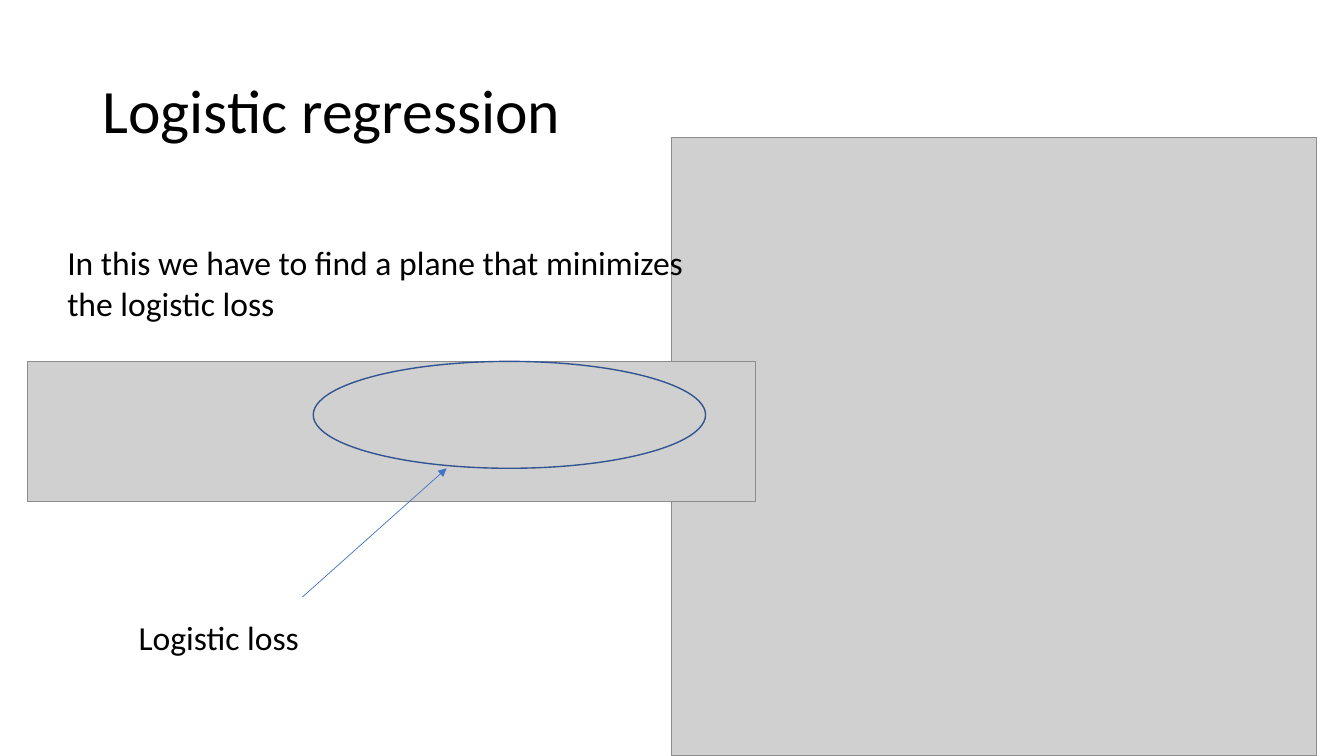
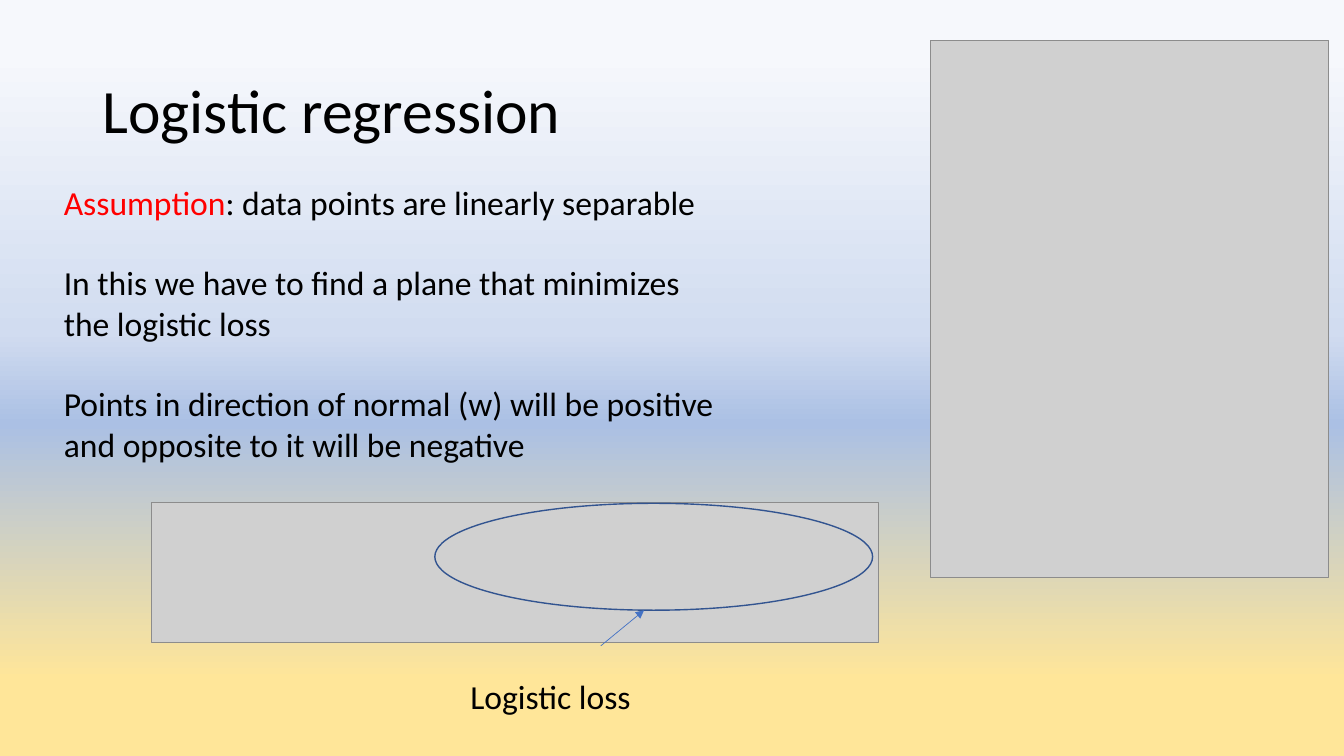
Before and after one commit to anujshr15/-MINOR-PROJECT--Intrusion-Detection-System-, a slide deck: slide 30 of Minor Project presentation.pptx. Drawn at 1344x756 pixels with LibreOffice and Linux fonts; fonts in the diff are those of the drawing; grey boxes stand for pictures. Boxes give left, top, right and bottom in pixels: in the first picture for what was removed or moved away, otherwise in the second. Text is boxed around its words. In the diff, an @@ line names an element or a change of style, - is before the commit and + after.

```diff
--- a/Minor Project presentation.pptx
+++ b/Minor Project presentation.pptx
@@ background #FFFFFF to gradient #F6F8FC to #D1DCF0 to #ABC0E4 to #FFE699 @@
@@ picture added at (931, 40, 1330, 578) @@
@@ picture removed at (673, 137, 1317, 756) @@
@@ text "Assumption: data points are linearly ...": place and size @@
-text "Assumption: data points are linearly ..." at (67, 248, 683, 322)
+text "Assumption: data points are linearly ..." at (64, 191, 713, 463)
@@ text at (64, 191, 695, 221): paragraph added @@
+Assumption: data points are linearly separable
@@ text at (64, 391, 713, 463): paragraphs added @@
+Points in direction of normal (w) will be positive
+and opposite to it will be negative
@@ picture: place and size @@
-picture at (27, 362, 755, 503)
+picture at (151, 502, 879, 643)
@@ ellipse: place and size @@
-ellipse at (314, 362, 706, 469)
+ellipse at (435, 503, 872, 610)
@@ arrow moved from (302, 597) - (447, 469) to (601, 646) - (644, 610) @@
@@ text "Logistic loss": place and size @@
-text "Logistic loss" at (139, 626, 299, 656)
+text "Logistic loss" at (470, 685, 631, 715)
```
Also in this commit, not shown: 41 other slides changed, 6 slides added, 1 slide removed, 1 other file.
